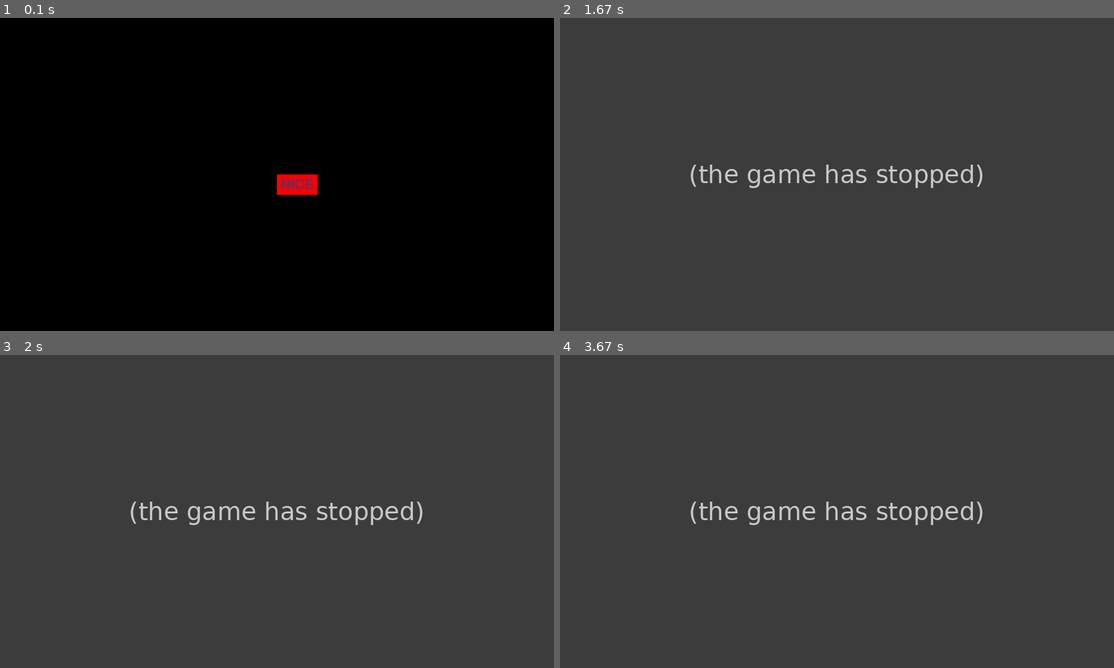
Above: before the commit, frames 1-4 (two rows, left to right).
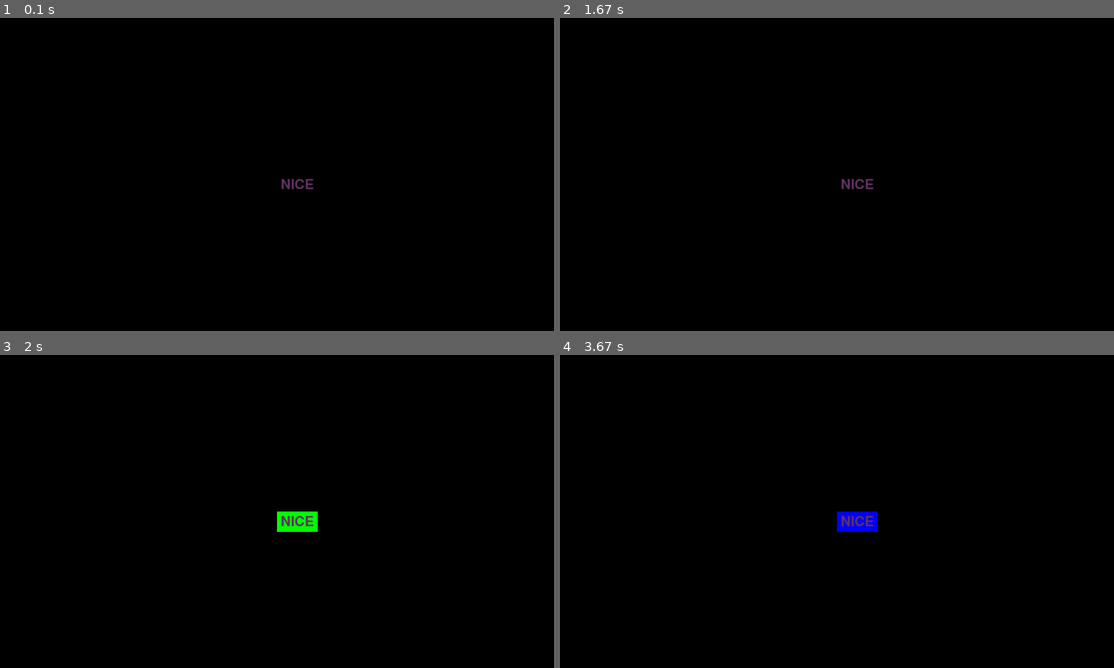
Above: after the commit, the same moments.

Repository: rohanj-02/Rummy
Game: pygame game, started from button.py
Two runs of this game, one before a commit and one after it. Both use one fixed random seed, a clock stepped at 60 frames per second and the inputs below.
Inputs (mouse positions are in pixels of both pictures, inside the frame that each line leads up to):
- Up to frame 1 (0.1 s): no input
- Up to frame 2 (1.67 s): click (837, 174) at 0.38 s; click (842, 193) at 0.78 s
- Up to frame 3 (2 s): click "NICE" at 1.7 s
- Up to frame 4 (3.67 s): click (848, 405) at 2.25 s; click "NICE" at 3.53 s

The runs differ from the first frame. In frame 1, 0.4% of the frame differs, in the area x 50-58%, y 50-57%; in frame 2, 100%; in frame 3, 100%; in frame 4, 100%, in the area x 0-100%, y 0-100%.
Error before the commit: AttributeError: 'Button' object has no attribute 'click' (button.py line 72); the game stopped at 0.38 s (later frames are placeholders)

Commit message:
Added button click and hover functionality

Diff:
--- a/button.py
+++ b/button.py
@@ -18,45 +18,55 @@
     """
         class defined to present a button to perform some function
     """
-    def __init__(self, title):
+    def __init__(self, title = "Button", position = (X//2,Y//2), width = 100, height = 50):
         """
             Parameters : Title of Button
         """
         self.title = title
-        self.position = (X//2, Y//2)
-        self.width = 100
-        self.is_pressed = False
+        self.position = position
+        self.width = width
+        self.is_clicked = False
         self.is_hover = False
-        self.height = 50
+        self.height = height
         self.color = [0,0,0]
-        self.hover_color = [0,0,20]
-        self.press_color = [0,20,0]
+        self.hover_color = [0,0,255]
+        self.click_color = [0,255,0]
         self.font = pygame.font.Font(None, 50)
         self.title_img = self.font.render(self.title, True, color1)
         self.title_img_rect = self.title_img.get_rect()
         self.title_img_rect.center = (self.position[0] + self.width //2, self.position[1] + self.height//2)
 
+    def set_color(self,color):
+        self.color = color
 
-    def isClicked(self, pos):
+    def set_hover_color(self,hover):
+        self.hover_color = hover
+
+    def set_click_color(self,click):
+        self.click_color = click
+
+    def check(self, mouse_pos, event):
         """
-            Takes an parameter textbox and adds text to that textbox
         """
-        if pos[0] >= self.position[0] and pos[0] <= self.position[0] + self.width and pos[1] >= self.position[1] and pos[1] <= self.position[1] + self.height:
-            return True
-        return False
+        if mouse_pos[0] >= self.position[0] and mouse_pos[0] <= self.position[0] + self.width and mouse_pos[1] >= self.position[1] and mouse_pos[1] <= self.position[1] + self.height:
+            self.is_hover = True
+            if event.type == pygame.MOUSEBUTTONDOWN:
+                self.is_hover = False
+                self.is_clicked = True
+            else:
+                self.is_clicked = False
+        else:
+            self.is_clicked = False
+            self.is_hover = False
 
-    def displayRect(self):
-        pygame.draw.rect(screen, [255,0,0], (self.position[0], self.position[1], self.width, self.height))
+    def display(self, screen):
+        if self.is_hover :
+            pygame.draw.rect(screen, self.hover_color , (self.position[0], self.position[1], self.width, self.height))
+        elif self.is_clicked :
+            pygame.draw.rect(screen, self.click_color, (self.position[0], self.position[1], self.width, self.height))
+        else:
+            pygame.draw.rect(screen, self.color, (self.position[0], self.position[1], self.width, self.height))
         screen.blit(self.title_img, self.title_img_rect)
-
-
-
-
-
-
-
-
-
 
 
 nice = Button("NICE")
@@ -64,13 +74,13 @@
 running = True
 
 while running:
-    nice.displayRect()
+    nice.display(screen)
     for event in pygame.event.get():
         # if nice.click(pygame.mouse.get_pos()):
             # print("HOVERRR")
-        if event.type == pygame.MOUSEBUTTONDOWN:
-            if nice.click(pygame.mouse.get_pos()):
-                print("NICE")
+        nice.check(pygame.mouse.get_pos(), event)
+        if nice.is_clicked:
+            print("nice")
         if event.type == pygame.QUIT:
             pygame.quit()
             quit()
